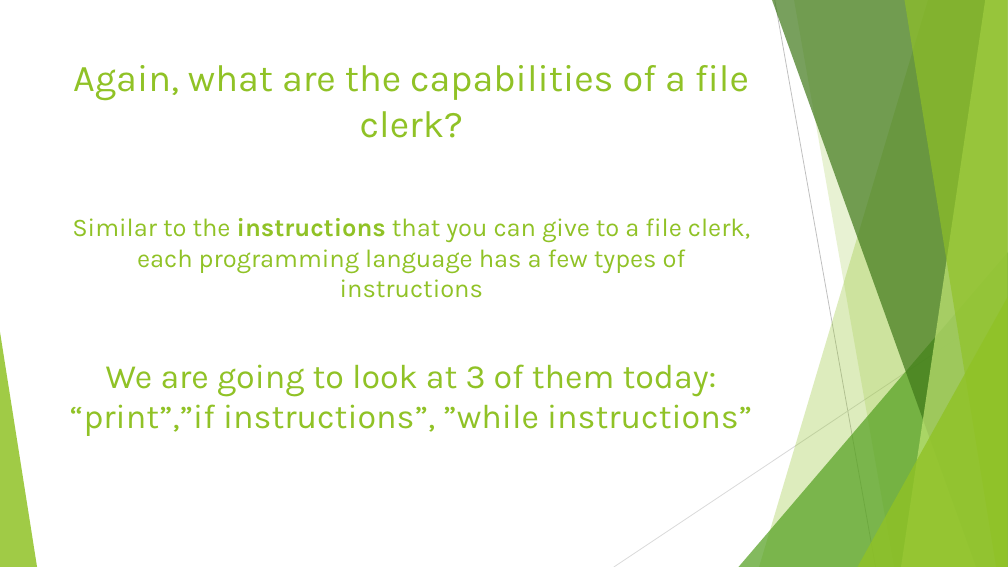
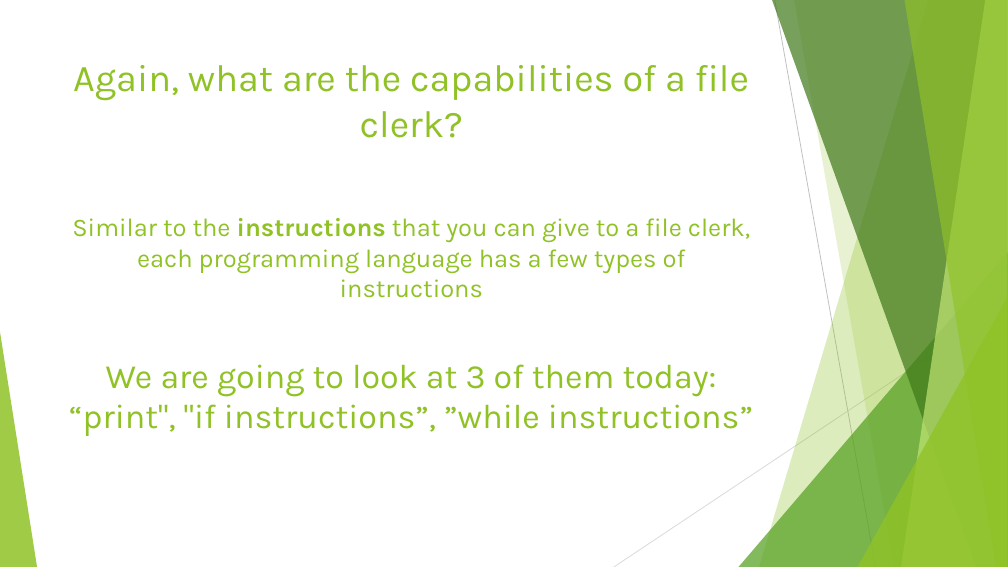
Before and after one commit to madhavmalhotra3089/Introduction-to-python, a slide deck: slide 6 of Lesson 1/Lesson 1-Introduction.pptx. Drawn at 1008x567 pixels with LibreOffice and Linux fonts; fonts in the diff are those of the drawing. Boxes give left, top, right and bottom in pixels: in the first picture for what was removed or moved away, otherwise in the second. Text is boxed around its words. In the diff, an @@ line names an element or a change of style, - is before the commit and + after.

```diff
--- a/Lesson 1/Lesson 1-Introduction.pptx
+++ b/Lesson 1/Lesson 1-Introduction.pptx
@@ text at <box>69,404,753,436</box>: text changed @@
-“print”,”if instructions”, ”while instructions”
+“print", "if instructions”, ”while instructions”
```
